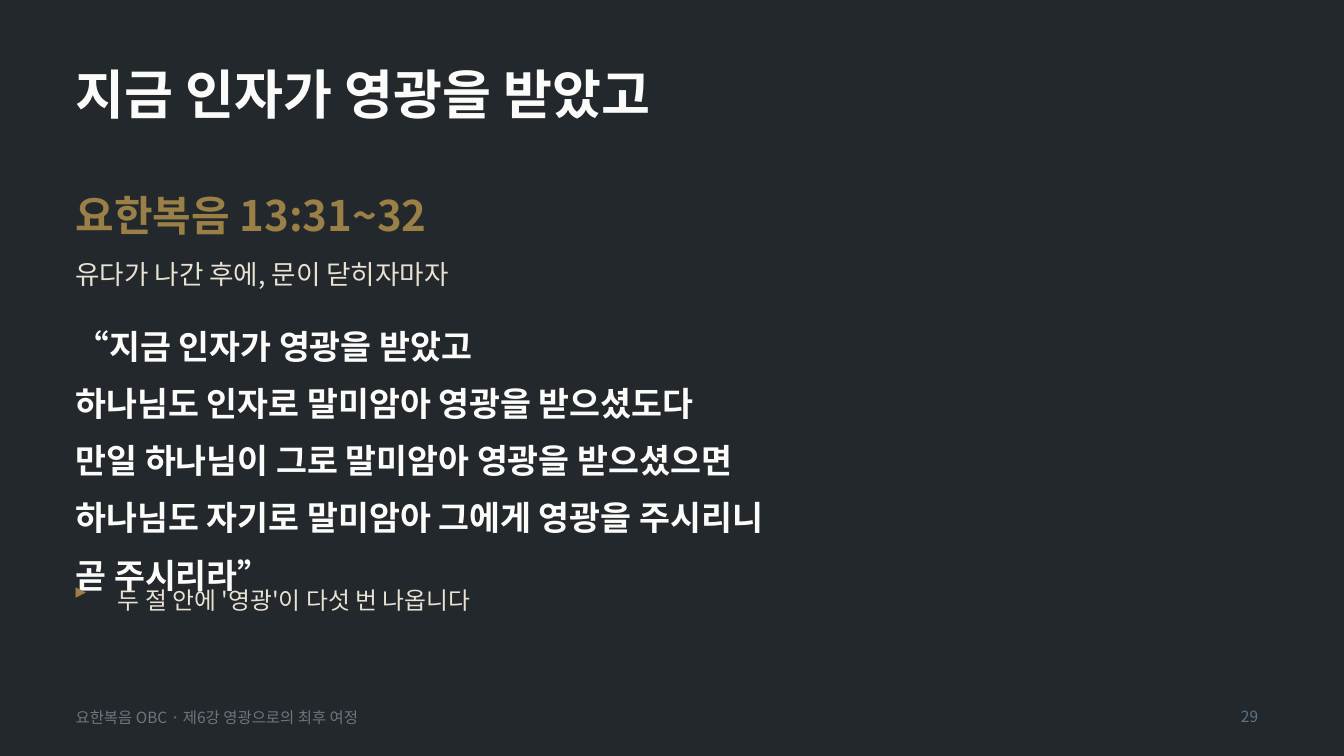
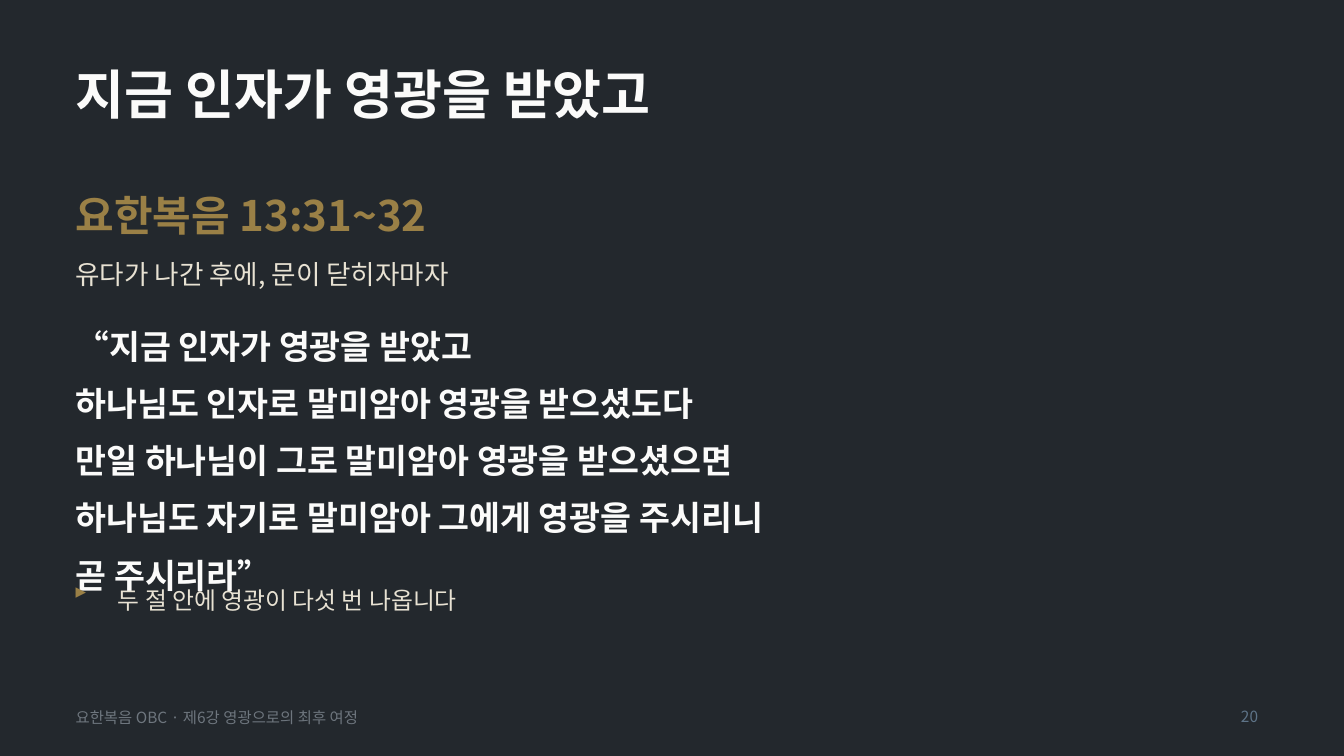
Before and after one commit to mio-modu/bible_GospelofJohn, a slide deck: slide 20 of dist/요한복음_6강_영광으로의_최후_여정.pptx (slide 29 before the commit). Drawn at 1344x756 pixels with LibreOffice and Linux fonts; fonts in the diff are those of the drawing. Boxes give left, top, right and bottom in pixels: in the first picture for what was removed or moved away, otherwise in the second. Text is boxed around its words. In the diff, an @@ line names an element or a change of style, - is before the commit and + after.

```diff
--- a/dist/요한복음_6강_영광으로의_최후_여정.pptx
+++ b/dist/요한복음_6강_영광으로의_최후_여정.pptx
@@ text at [118, 585, 457, 611]: text changed @@
-두 절 안에 '영광'이 다섯 번 나옵니다
+두 절 안에 영광이 다섯 번 나옵니다
@@ page number at [1241, 711, 1258, 722]: text changed @@
-29
+20
```
Also in this commit, not shown: 17 other slides changed, 22 slides removed, 12 other files.
